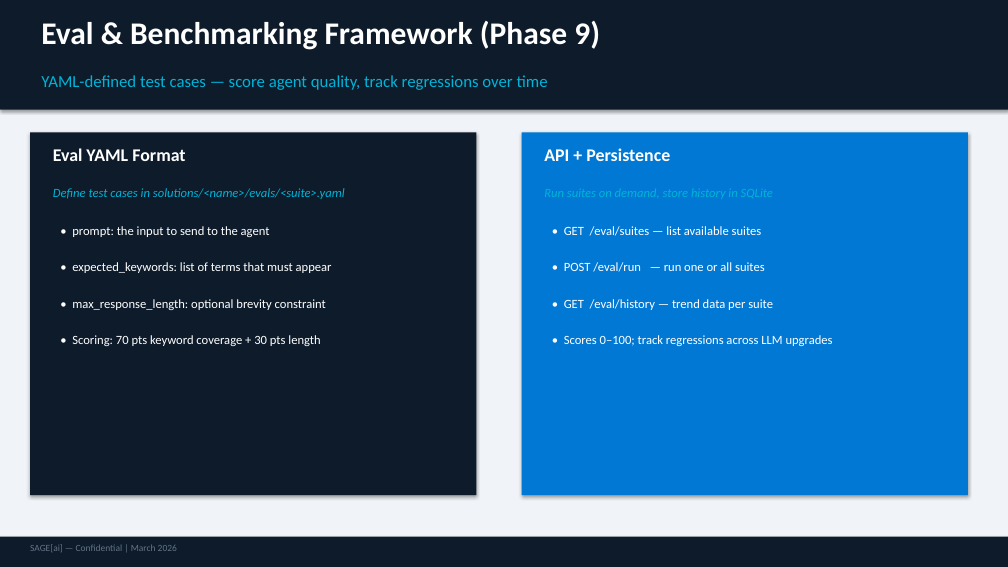
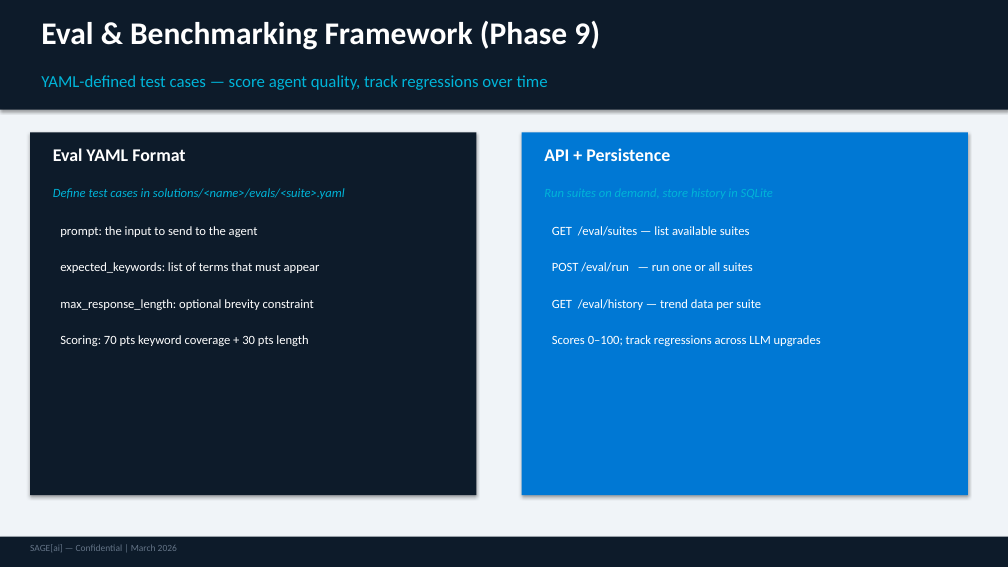
Before and after one commit to Sumanharapanahalli/SAGE, a slide deck: slide 19 of docs/SageAI_Tech_Pitch.pptx. Drawn at 1008x567 pixels with LibreOffice and Linux fonts; fonts in the diff are those of the drawing. Boxes give left, top, right and bottom in pixels: in the first picture for what was removed or moved away, otherwise in the second. Text is boxed around its words. In the diff, an @@ line names an element or a change of style, - is before the commit and + after.

```diff
--- a/docs/SageAI_Tech_Pitch.pptx
+++ b/docs/SageAI_Tech_Pitch.pptx
@@ text at (x1=60, y1=226, x2=258, y2=237): text changed @@
-• prompt: the input to send to the agent
+prompt: the input to send to the agent
@@ text at (x1=552, y1=226, x2=750, y2=236): text changed @@
-• GET /eval/suites — list available suites
+GET /eval/suites — list available suites
@@ text at (x1=60, y1=262, x2=320, y2=273): text changed @@
-• expected_keywords: list of terms that must appear
+expected_keywords: list of terms that must appear
@@ text at (x1=552, y1=262, x2=753, y2=272): text changed @@
-• POST /eval/run — run one or all suites
+POST /eval/run — run one or all suites
@@ text at (x1=60, y1=299, x2=314, y2=310): text changed @@
-• max_response_length: optional brevity constraint
+max_response_length: optional brevity constraint
@@ text at (x1=552, y1=299, x2=761, y2=310): text changed @@
-• GET /eval/history — trend data per suite
+GET /eval/history — trend data per suite
@@ text at (x1=60, y1=335, x2=308, y2=346): text changed @@
-• Scoring: 70 pts keyword coverage + 30 pts length
+Scoring: 70 pts keyword coverage + 30 pts length
@@ text at (x1=552, y1=335, x2=821, y2=346): text changed @@
-• Scores 0–100; track regressions across LLM upgrades
+Scores 0–100; track regressions across LLM upgrades
```
Also in this commit, not shown: 7 other slides changed, 3 other files.
